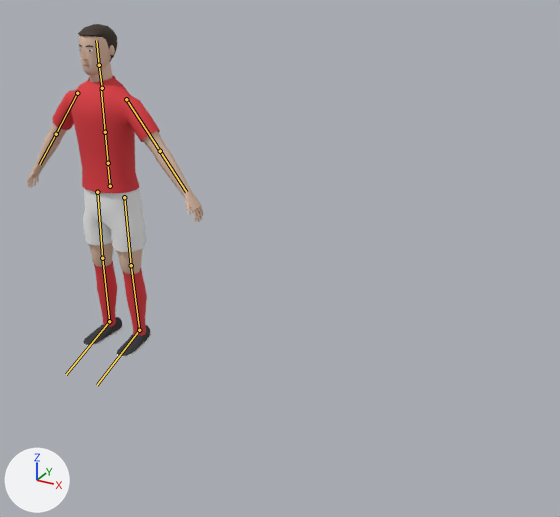
Before and after pictures for a commit that changed the glTF model match3d/assets/player.glb.
Camera for both pictures: a 50 mm camera at (2.76, -3.1, 2.29) aimed at (1.17, -0.2, 0.85). The axes (+X, +Y, +Z) are drawn at lower left. The lights are the same throughout. The first picture is the older version. The bones that change, and the others that lie on the model, are drawn over the model as lines.

In view in the first picture: 'arms', 'boot_soles', 'boots', 'eyebrows', 'eyes', 'hair', 'hands', 'head', 'legs', 'neck', 'shirt', 'shorts', 'socks'.
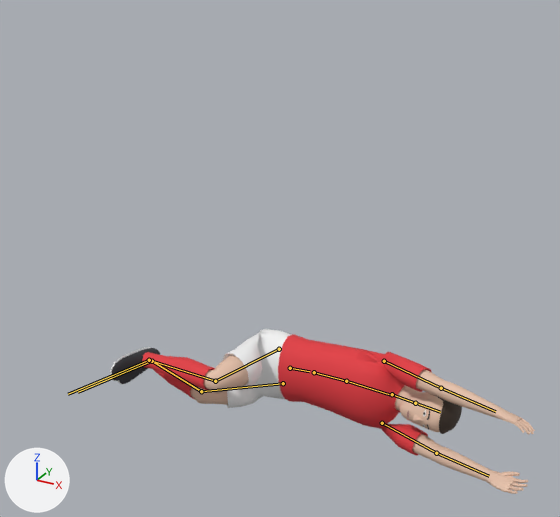
The newer file adds an action. The first version stands in its rest pose; the second is drawn at frame 13 of the action 'KeeperDiveLow'.

What the commit changed:
Bone 'hips' (bone_hips) moves from (0.0, 0.0, 0.0) to (1.242, -0.659, 0.233).
Bone 'hips' (bone_hips) turns from (0, 0, 0) to (0, 0, -84) degrees about its own x, y and z.
Bone 'spine' (bone_spine) turns from (0, 0, 0) to (0, 0, -5) degrees about its own x, y and z.
Bone 'chest' (bone_chest) turns from (0, 0, 0) to (4, 0, 0) degrees about its own x, y and z.
Bone 'head' (bone_head) turns from (0, 0, 0) to (2, 0, 0) degrees about its own x, y and z.
Bone 'upper_arm.L' (bone_upper_arm_l) turns from (0, 0, 0) to (-53, -102, -89) degrees about its own x, y and z.
Bone 'forearm.L' (bone_forearm_l) turns from (0, 0, 0) to (-5, 0, -4) degrees about its own x, y and z.
Bone 'upper_arm.R' (bone_upper_arm_r) turns from (0, 0, 0) to (-53, 102, 89) degrees about its own x, y and z.
Bone 'forearm.R' (bone_forearm_r) turns from (0, 0, 0) to (-5, 0, 4) degrees about its own x, y and z.
Bone 'thigh.L' (bone_thigh_l) turns from (0, 0, 0) to (-37, -1, 6) degrees about its own x, y and z.
Bone 'shin.L' (bone_shin_l) turns from (0, 0, 0) to (52, 1, 2) degrees about its own x, y and z.
Bone 'foot.L' (bone_foot_l) turns from (0, 0, 0) to (-16, 5, -4) degrees about its own x, y and z.
Bone 'thigh.R' (bone_thigh_r) turns from (0, 0, 0) to (-73, 2, 0) degrees about its own x, y and z.
Bone 'shin.R' (bone_shin_r) turns from (0, 0, 0) to (77, 0, -2) degrees about its own x, y and z.
Bone 'foot.R' (bone_foot_r) turns from (0, 0, 0) to (-4, 0, 0) degrees about its own x, y and z.

Boxes [x1, y1, x2, y2] around the edits, measured in the pictures (560 x 517 px):
'shirt', posed (41% wider)
    before: [52, 75, 160, 193]
    after: [278, 334, 431, 456]
'shorts', posed
    before: [83, 188, 146, 252]
    after: [222, 329, 291, 408]
'arms', posed
    before: [36, 123, 191, 195]
    after: [412, 369, 497, 481]
'socks', posed
    before: [94, 261, 147, 335]
    after: [142, 352, 215, 399]
'legs', posed
    before: [89, 243, 143, 274]
    after: [190, 355, 249, 405]
'head', posed
    before: [79, 35, 115, 75]
    after: [400, 392, 443, 432]
'hands', posed (72% narrower, 48% taller)
    before: [27, 163, 204, 222]
    after: [486, 406, 535, 494]
'boots', posed (26% narrower, 7% shorter)
    before: [83, 317, 150, 356]
    after: [111, 348, 160, 384]
'hair', posed
    before: [78, 24, 117, 61]
    after: [434, 395, 462, 434]
'neck', posed
    before: [89, 61, 113, 82]
    after: [395, 385, 423, 411]
'boot_soles', posed (39% narrower, 19% taller)
    before: [83, 326, 151, 357]
    after: [110, 347, 151, 384]
'eyebrows', posed
    before: [79, 44, 93, 47]
    after: [427, 411, 430, 430]
'eyes', posed
    before: [79, 48, 93, 52]
    after: [423, 410, 426, 428]
'mouth', posed (not visible before)
    after: [407, 410, 409, 418]
bone 'hips', root to tip
    before: (110, 186) to (108, 167)
    after: (290, 368) to (309, 371)
bone 'spine', root to tip
    before: (108, 163) to (105, 132)
    after: (314, 372) to (346, 381)
bone 'chest', root to tip
    before: (105, 132) to (101, 88)
    after: (346, 381) to (391, 395)
bone 'head', root to tip
    before: (99, 65) to (96, 40)
    after: (415, 403) to (440, 412)
bone 'upper_arm.L', root to tip
    before: (126, 99) to (160, 151)
    after: (382, 423) to (436, 453)
bone 'forearm.L', root to tip
    before: (160, 151) to (186, 192)
    after: (436, 453) to (489, 476)
bone 'upper_arm.R', root to tip
    before: (77, 93) to (56, 134)
    after: (384, 361) to (441, 388)
bone 'forearm.R', root to tip
    before: (56, 134) to (39, 164)
    after: (441, 388) to (495, 411)
bone 'thigh.L', root to tip
    before: (124, 197) to (131, 265)
    after: (283, 383) to (201, 391)
bone 'shin.L', root to tip
    before: (131, 265) to (139, 330)
    after: (201, 391) to (152, 361)
bone 'foot.L', root to tip
    before: (139, 330) to (97, 385)
    after: (152, 361) to (78, 392)
bone 'thigh.R', root to tip
    before: (97, 192) to (102, 258)
    after: (279, 349) to (215, 381)
bone 'shin.R', root to tip
    before: (102, 258) to (109, 321)
    after: (215, 381) to (149, 360)
bone 'foot.R', root to tip
    before: (109, 321) to (66, 374)
    after: (149, 360) to (68, 394)
